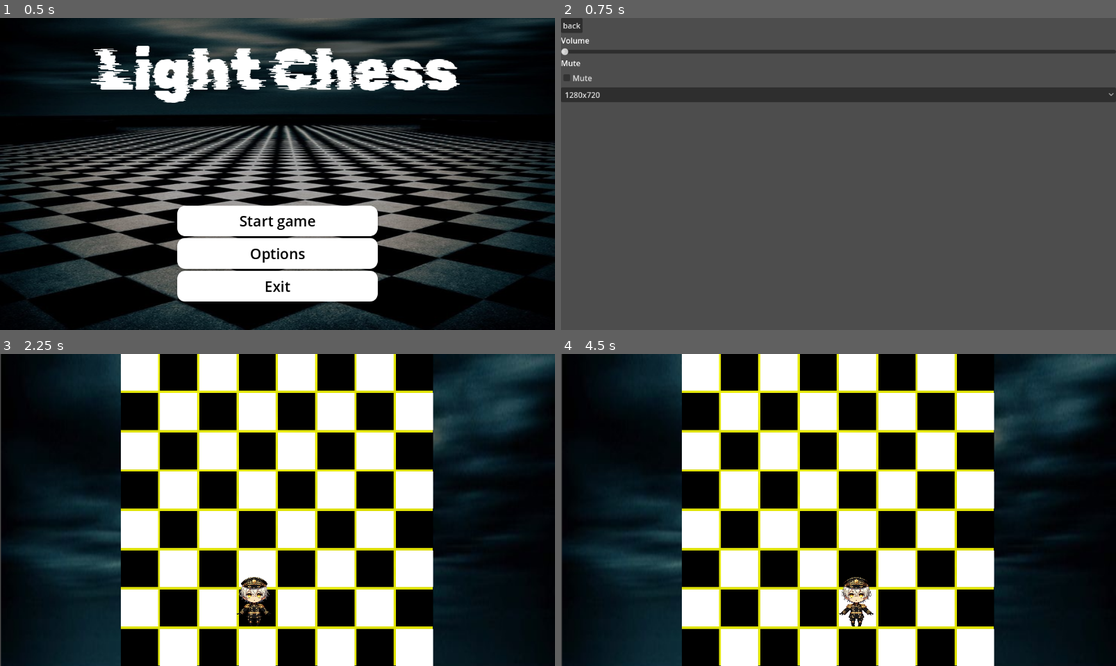
Above: before the commit, frames 1-4 (two rows, left to right).
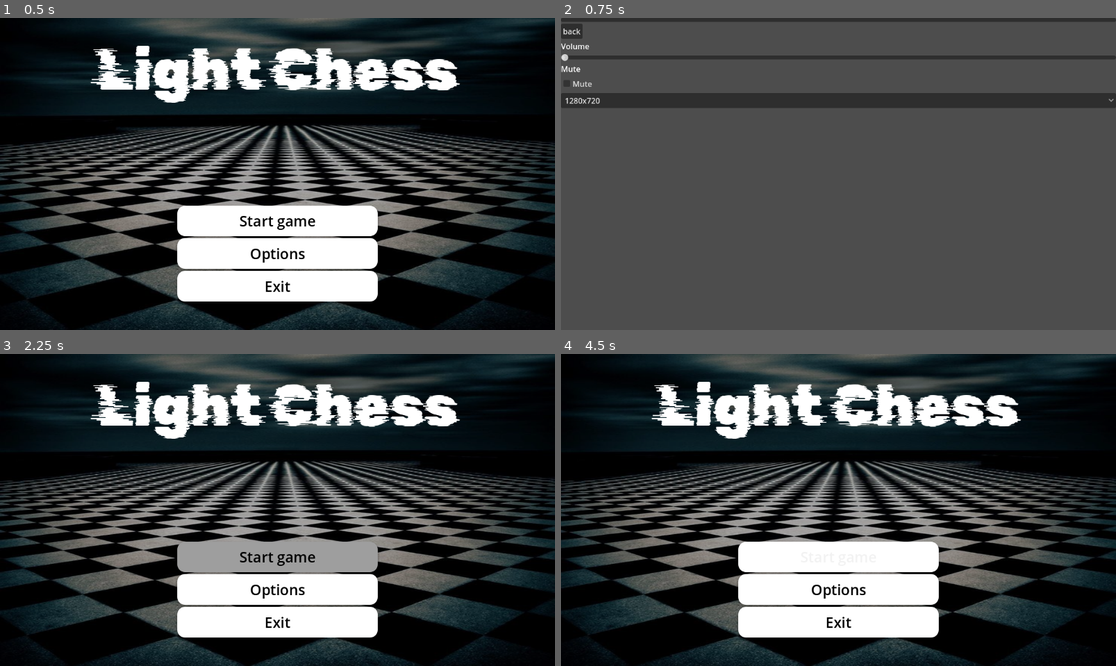
Above: after the commit, the same moments.

Repository: sonnypyo/GodotProject
Game: Godot game, scene res://Scenes/main_menu.tscn
The game is run twice, just before and just after one commit, with the same random seed, the same clock (stepped at 60 frames per second) and the same inputs. The project has no main scene, so this scene is started directly.
Inputs (mouse positions are in pixels of both pictures, inside the frame that each line leads up to):
- Up to frame 1 (0.5 s): no input
- Up to frame 2 (0.75 s): click "Options" at 0.5 s
- Up to frame 3 (2.25 s): click "back" at 1.25 s; click "Start game" at 2 s
- Up to frame 4 (4.5 s): click (838, 556) at 2.75 s, where only the run after the commit has a clickable "Start game"; tap Enter (ui_accept) at 3.5, 3.77 s; move the mouse to (960, 494) at 3.52 s; hold R 3.53-4.28 s; hold Right (ui_right) from 3.53 s (still down); click (960, 494) at 3.67 s; move the mouse to (727, 525) at 4.27 s; tap R at 4.35 s

Frame 1 is identical in both runs. In frame 2, 7.4% of the frame differs, in the area x 0-100%, y 0-29%; in frame 3, 66%, in the area x 0-100%, y 0-100%; in frame 4, 65%.

Commit message:
12/9 tile_map update

Diff:
--- a/godotfinalproject/Scenes/level.tscn
+++ b/godotfinalproject/Scenes/level.tscn
@@ -1,13 +1,26 @@
 [gd_scene load_steps=5 format=3 uid="uid://dq3ventwbxelb"]
+[gd_scene load_steps=8 format=3 uid="uid://dq3ventwbxelb"]
 
 [ext_resource type="PackedScene" uid="uid://bf7u5ip62xykb" path="res://Scenes/Chess8x8.tscn" id="2_qtksi"]
 [ext_resource type="PackedScene" uid="uid://bd0a3i52oyuvp" path="res://Scenes/character_body_2d.tscn" id="3_1m20a"]
 [ext_resource type="Texture2D" uid="uid://dfovic1d1lsa" path="res://Images/dsf.jpg" id="4_o2hln"]
 [ext_resource type="Script" path="res://Scripts/character_body_2d.gd" id="4_xwche"]
+[ext_resource type="Texture2D" uid="uid://ds01ajuu2m8wt" path="res://Images/chessboardblackandwhite.png" id="5_t5vsl"]
+
+[sub_resource type="TileSetAtlasSource" id="TileSetAtlasSource_27pbu"]
+texture = ExtResource("5_t5vsl")
+texture_region_size = Vector2i(60, 60)
+0:0/0 = 0
+0:1/0 = 0
+
+[sub_resource type="TileSet" id="TileSet_r2brh"]
+tile_size = Vector2i(60, 60)
+sources/0 = SubResource("TileSetAtlasSource_27pbu")
 
 [node name="Level1" type="Node2D"]
 
 [node name="Chess8x8" parent="." instance=ExtResource("2_qtksi")]
+visible = false
 anchors_preset = 0
 anchor_right = 0.0
 anchor_bottom = 0.0
@@ -28,6 +41,7 @@
 zoom = Vector2(0.3, 0.3)
 
 [node name="ColorRect" type="ColorRect" parent="."]
+visible = false
 z_index = -1
 offset_top = -239.0
 offset_right = 40.0
@@ -40,3 +54,11 @@
 position = Vector2(1088, 838.467)
 scale = Vector2(5.20652, 9.5882)
 texture = ExtResource("4_o2hln")
+
+[node name="TileMap" type="TileMap" parent="."]
+position = Vector2(0, -242)
+scale = Vector2(4, 4)
+tile_set = SubResource("TileSet_r2brh")
+format = 2
+layer_0/z_index = -1
+layer_0/tile_data = PackedInt32Array(0, 0, 0, 2, 0, 0, 4, 0, 0, 6, 0, 0, 1, 0, 1, 3, 0, 1, 5, 0, 1, 7, 0, 1, 65536, 0, 1, 196608, 0, 1, 327680, 0, 1, 458752, 0, 1, 131072, 0, 0, 262144, 0, 0, 393216, 0, 0, 524288, 0, 0, 65537, 0, 0, 131074, 0, 0, 196611, 0, 0, 262148, 0, 0, 327685, 0, 0, 393222, 0, 0, 458759, 0, 0, 65539, 0, 0, 131076, 0, 0, 196613, 0, 0, 262150, 0, 0, 327687, 0, 0, 65541, 0, 0, 131078, 0, 0, 196615, 0, 0, 65543, 0, 0, 196609, 0, 0, 262146, 0, 0, 327683, 0, 0, 393220, 0, 0, 458757, 0, 0, 524294, 0, 0, 327681, 0, 0, 393218, 0, 0, 458755, 0, 0, 524292, 0, 0, 458753, 0, 0, 524290, 0, 0, 524289, 0, 1, 393217, 0, 1, 458754, 0, 1, 524291, 0, 1, 262145, 0, 1, 327682, 0, 1, 393219, 0, 1, 458756, 0, 1, 524293, 0, 1, 131073, 0, 1, 196610, 0, 1, 262147, 0, 1, 327684, 0, 1, 393221, 0, 1, 458758, 0, 1, 524295, 0, 1, 65538, 0, 1, 131075, 0, 1, 196612, 0, 1, 262149, 0, 1, 327686, 0, 1, 393223, 0, 1, 65540, 0, 1, 131077, 0, 1, 196614, 0, 1, 262151, 0, 1, 65542, 0, 1, 131079, 0, 1)
--- a/godotfinalproject/Scenes/settings.tscn
+++ b/godotfinalproject/Scenes/settings.tscn
@@ -23,6 +23,7 @@
 layout_mode = 2
 
 [node name="Button" type="Button" parent="MarginContainer/VBoxContainer"]
+[node name="Back" type="Button" parent="MarginContainer/VBoxContainer"]
 layout_mode = 2
 size_flags_horizontal = 0
 text = "back"
@@ -58,6 +59,7 @@
 [node name="AudioStreamPlayer" type="AudioStreamPlayer" parent="."]
 
 [connection signal="pressed" from="MarginContainer/VBoxContainer/Button" to="." method="_on_button_pressed"]
+[connection signal="pressed" from="MarginContainer/VBoxContainer/Back" to="." method="_on_button_pressed"]
 [connection signal="value_changed" from="MarginContainer/VBoxContainer/volume" to="." method="_on_volume_value_changed"]
 [connection signal="toggled" from="MarginContainer/VBoxContainer/Mute" to="." method="_on_mute_toggled"]
 [connection signal="item_selected" from="MarginContainer/VBoxContainer/Resolutions" to="." method="_on_resolutions_item_selected"]
